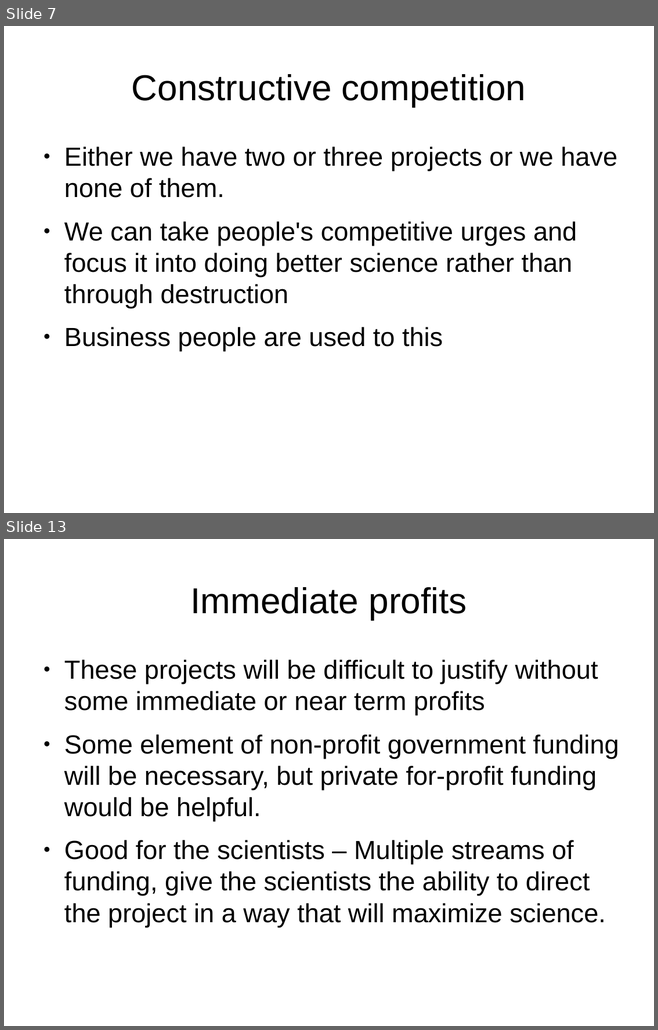
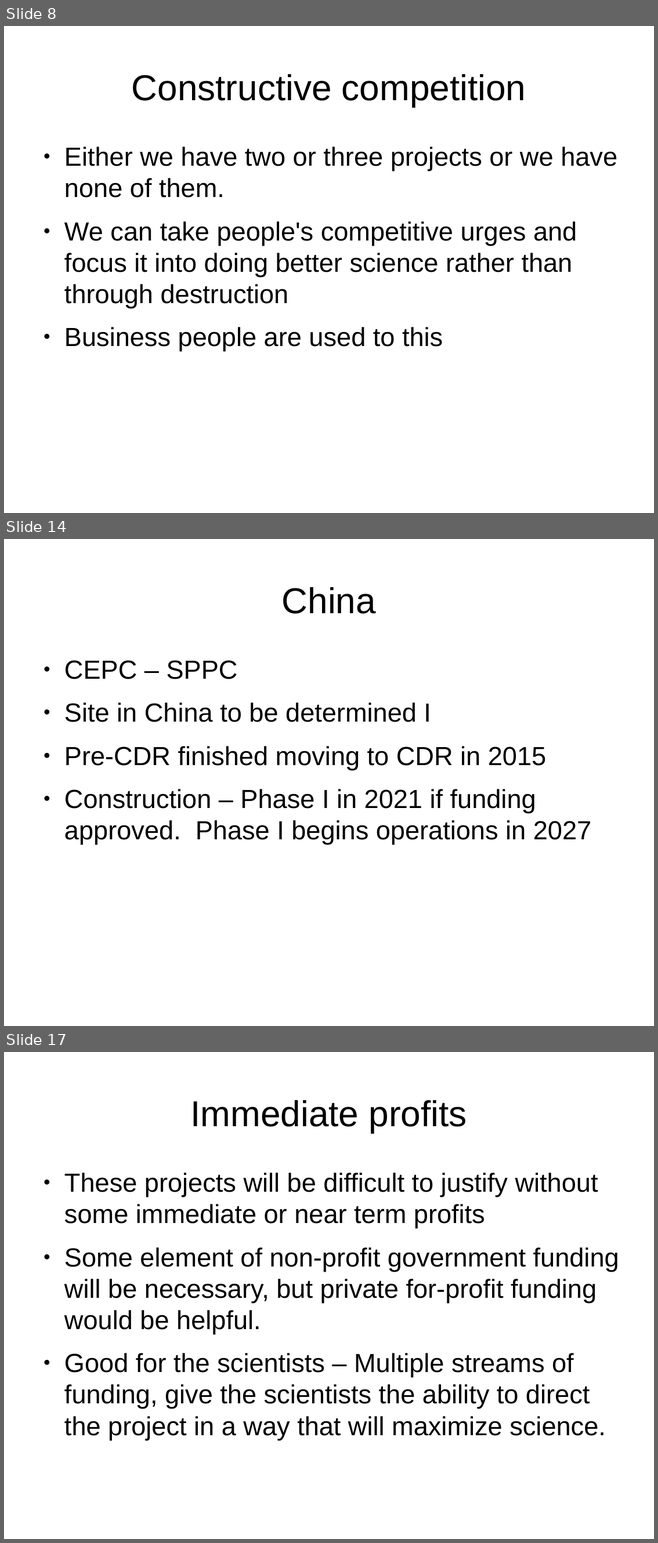
Before and after one commit to joequant/bitquant, a slide deck: pitchdecks/collider.odp. Shown one above the other, each under a label of ours: slides 7 and 13 before the commit, slides 8, 14 and 17 after it; the slides between them are not shown. The pictures are 658x1030 and 658x1543 pixels, drawn with LibreOffice and Linux fonts; fonts in the diff are those of the drawing. Boxes give left, top, right and bottom in pixels: in the first picture for what was removed or moved away, otherwise in the second. Text is boxed around its words. In the diff, an @@ line names an element or a change of style, - is before the commit and + after.

```diff
--- a/pitchdecks/collider.odp
+++ b/pitchdecks/collider.odp
@@ slide 14 added at (x1=4, y1=539, x2=654, y2=1026), background #FFFFFF @@
@@ title added at (x1=282, y1=587, x2=376, y2=614), 44 pt, text #000000 @@
+China
@@ text added at (x1=64, y1=660, x2=591, y2=845), 32 pt, text #000000 @@
+● CEPC – SPPC
+● Site in China to be determined I
+● Pre-CDR finished moving to CDR in 2015
+● Construction – Phase I in 2021 if funding approved. Phase I begins operations in 2027
@@ what was slide 7 is now slide 8 @@
@@ what was slide 13 is now slide 17 @@
```
Also in this commit, not shown: 7 slides changed, 5 other slides added, 1 slide removed, 1 other file.
